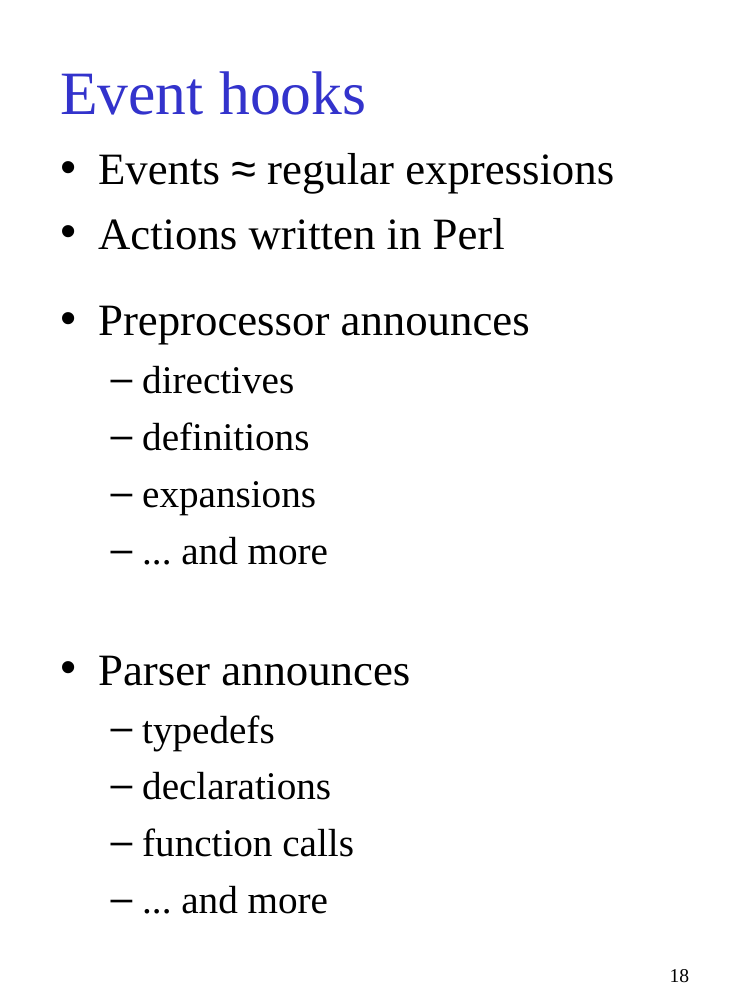
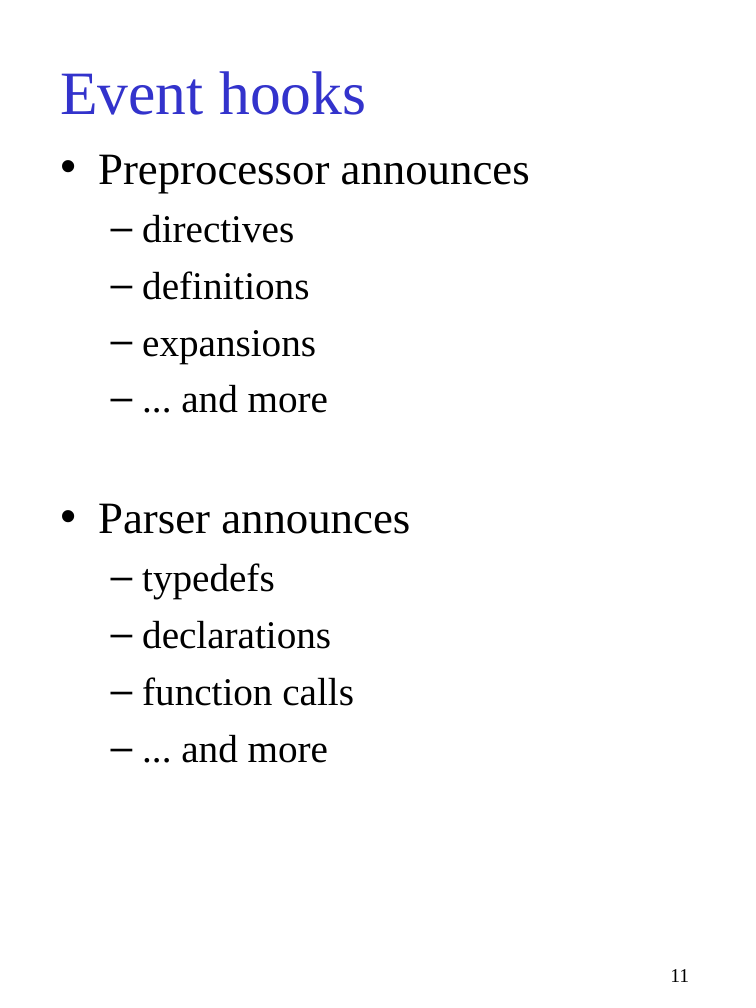
Before and after one commit to gjbadros/empirical_macros, a slide deck: slide 11 of cpp/paper/pcp3.ppt (slide 18 before the commit). Drawn at 756x1008 pixels with LibreOffice and Linux fonts; fonts in the diff are those of the drawing. Boxes give left, top, right and bottom in pixels: in the first picture for what was removed or moved away, otherwise in the second. Text is boxed around its words. In the diff, an @@ line names an element or a change of style, - is before the commit and + after.

```diff
--- a/cpp/paper/pcp3.ppt
+++ b/cpp/paper/pcp3.ppt
@@ text at [98,153,614,250]: paragraphs removed @@
-• Events ≈ regular expressions
-• Actions written in Perl
@@ text at [98,154,530,193]: line spacing 1.4 to 1 @@
@@ page number at [670,969,689,982]: text changed @@
-18
+11
```
Also in this commit, not shown: 12 other slides changed, 7 slides added, 12 slides removed.
